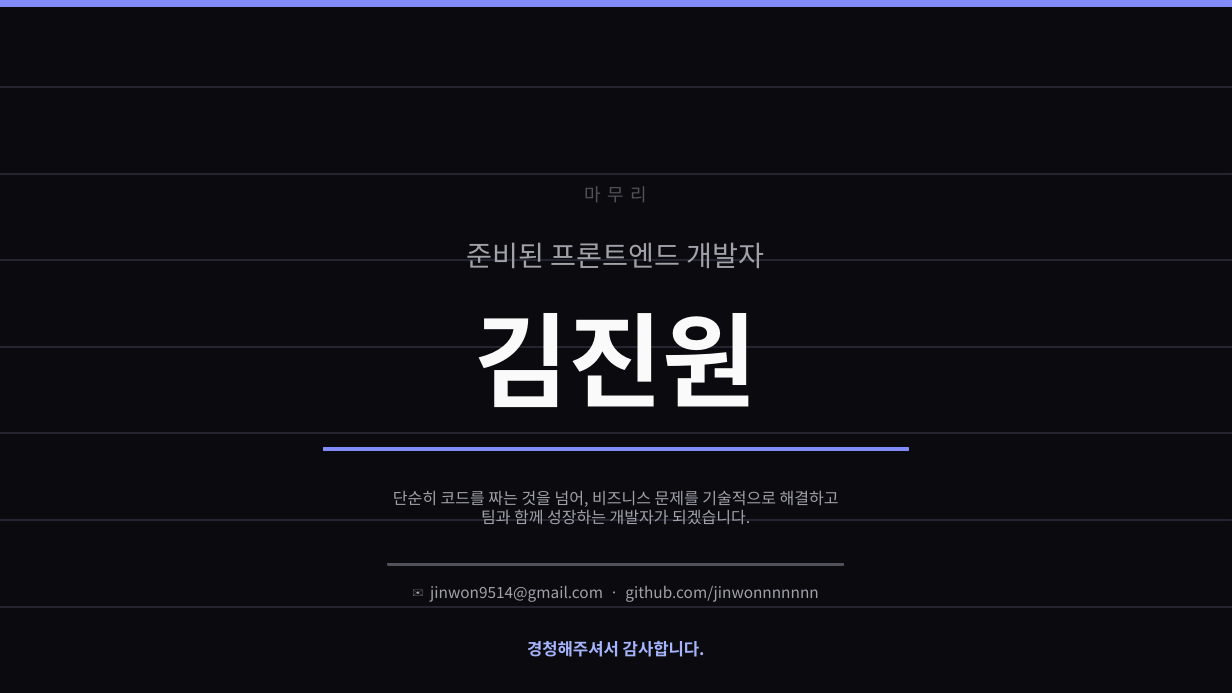
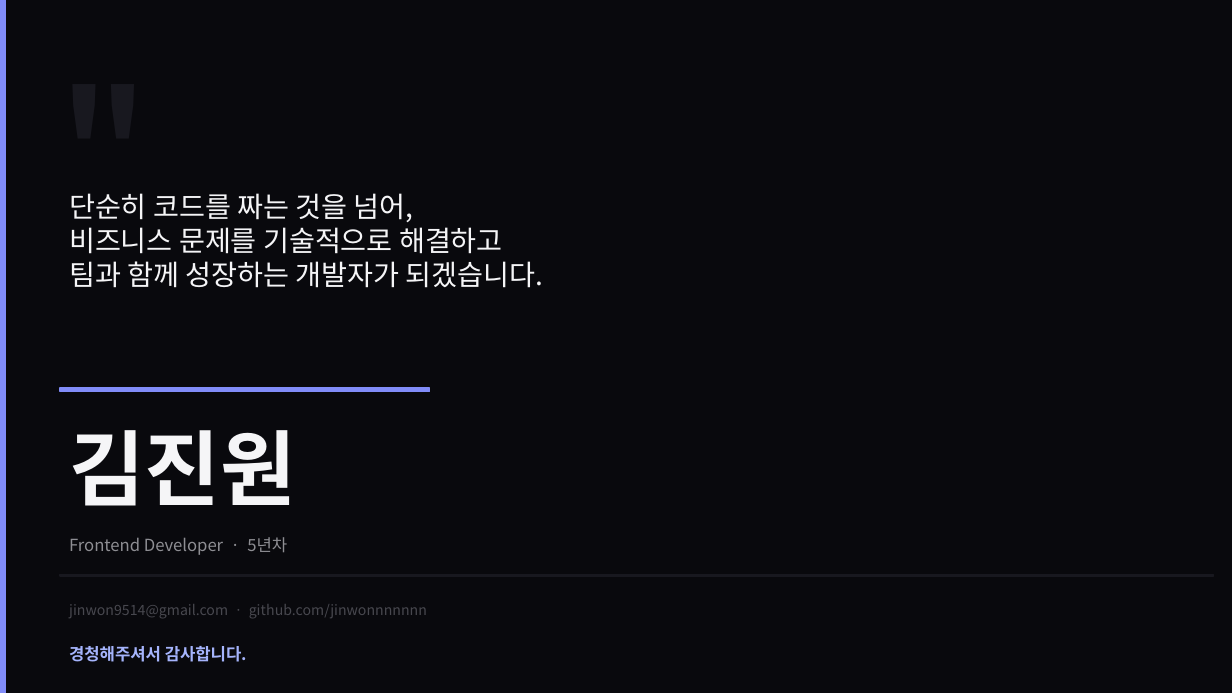
Before and after one commit to jinwonnnnnnn/jinwon-portfolio, a slide deck: slide 12 of apps/web/public/portfolio.pptx. Drawn at 1232x693 pixels with LibreOffice and Linux fonts; fonts in the diff are those of the drawing. Boxes give left, top, right and bottom in pixels: in the first picture for what was removed or moved away, otherwise in the second. Text is boxed around its words. In the diff, an @@ line names an element or a change of style, - is before the commit and + after.

```diff
--- a/apps/web/public/portfolio.pptx
+++ b/apps/web/public/portfolio.pptx
@@ background #0A0A0F to #09090D @@
@@ rectangle removed at [0, 0, 1232, 6] @@
@@ rectangle added at [0, 0, 6, 693], fill #818CF8, outline #818CF8 1 pt @@
@@ text added at [51, 46, 236, 231], 120 pt, text #18181F, bold @@
+"
@@ rectangle removed at [0, 87, 1232, 88] @@
@@ text "단순히 코드를 짜는 것을 넘어,": place and size @@
-text "단순히 코드를 짜는 것을 넘어," at [393, 491, 839, 524]
+text "단순히 코드를 짜는 것을 넘어," at [69, 193, 542, 288]
@@ rectangle removed at [0, 174, 1232, 175] @@
@@ text at [69, 193, 503, 254]: text changed; size 12.5 to 22 pt; text colour #A1A1AA to #F5F5F7 @@
-단순히 코드를 짜는 것을 넘어, 비즈니스 문제를 기술적으로 해결하고
+단순히 코드를 짜는 것을 넘어,
+비즈니스 문제를 기술적으로 해결하고
@@ text removed at [585, 186, 647, 202] @@
-마무리
@@ rectangle removed at [0, 260, 1232, 261] @@
@@ text at [69, 261, 542, 288]: size 12.5 to 22 pt, text colour #A1A1AA to #F5F5F7 in "팀과 함께 성장하는 개발자가 되겠습니다."; alignment centre to left @@
@@ text removed at [467, 242, 765, 268] @@
-준비된 프론트엔드 개발자
@@ rectangle: place and size @@
-rectangle at [0, 347, 1232, 348]
+rectangle at [60, 388, 430, 392]
@@ rectangle at [60, 388, 430, 392]: fill #252532 to #818CF8; outline #252532 1 pt to #818CF8 1 pt @@
@@ text "김진원": place and size @@
-text "김진원" at [474, 313, 757, 407]
+text "김진원" at [69, 430, 296, 506]
@@ text "김진원" at [69, 430, 296, 506]: size 80 to 64 pt, text colour #FAFAFA to #F5F5F7; alignment centre to left @@
@@ rectangle removed at [0, 433, 1232, 434] @@
@@ rectangle removed at [323, 448, 909, 451] @@
@@ rectangle removed at [0, 519, 1232, 520] @@
@@ text added at [69, 537, 287, 555], 13 pt, text #8E8E93 @@
+Frontend Developer · 5년차
@@ rectangle removed at [388, 564, 844, 565] @@
@@ rectangle: place and size @@
-rectangle at [0, 606, 1232, 607]
+rectangle at [60, 575, 1214, 576]
@@ rectangle at [60, 575, 1214, 576]: fill #252532 to #18181F; outline #252532 1 pt to #18181F 1 pt @@
@@ text at [69, 604, 427, 618]: text changed; size 12 to 11 pt; text colour #A1A1AA to #48484F @@
-✉ jinwon9514@gmail.com · github.com/jinwonnnnnnn
+jinwon9514@gmail.com · github.com/jinwonnnnnnn
@@ text "경청해주셔서 감사합니다.": place and size @@
-text "경청해주셔서 감사합니다." at [527, 641, 705, 657]
+text "경청해주셔서 감사합니다." at [69, 646, 247, 662]
@@ text "경청해주셔서 감사합니다." at [69, 646, 247, 662]: alignment centre to left @@
```
Also in this commit, not shown: 11 other slides changed, 2 other files.
